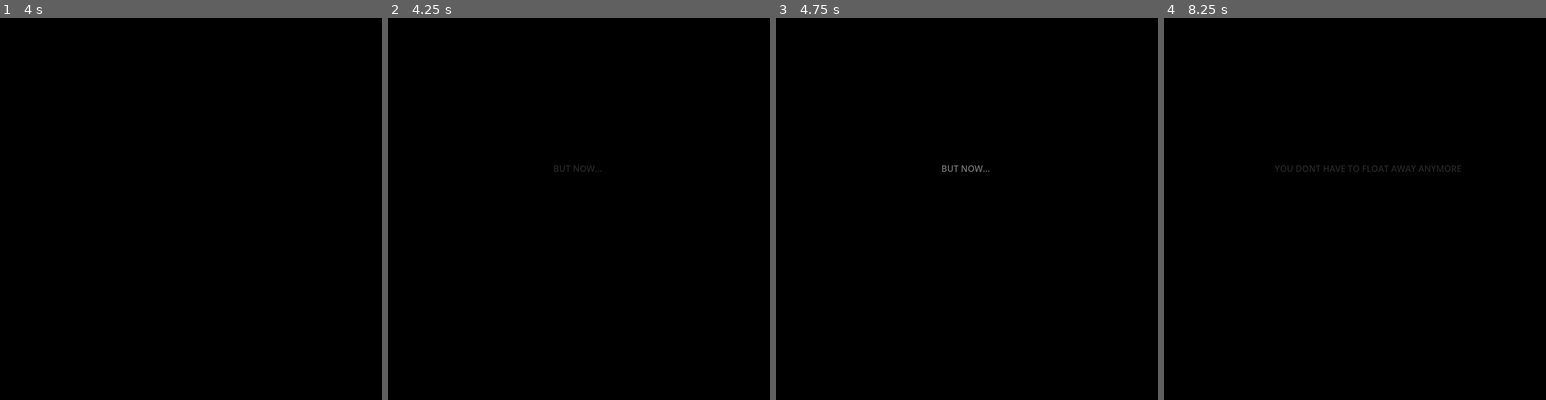
Above: before the commit, frames 1-4 (left to right).
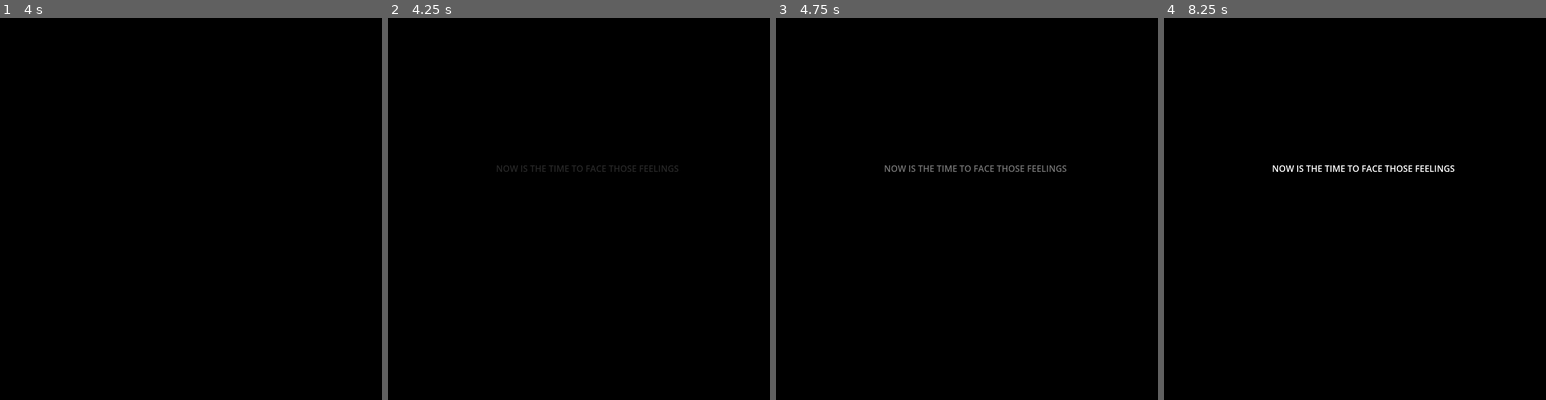
Above: after the commit, the same moments.

Repository: Tepitron/rebel-yell
Game: Godot game, scene res://ending.tscn
Same seed, same stepped clock (60 frames per second), same inputs: the game is played once before the commit and once after it.
Inputs (mouse positions are in pixels of both pictures, inside the frame that each line leads up to):
- Up to frame 1 (4 s): move the mouse to (275, 189) at 0.52 s; press the mouse at (275, 189) at 0.53 s; move the mouse to (114, 228) at 1.27 s; release the mouse at (114, 228) at 1.28 s; click (114, 228) at 1.35 s; tap Enter at 2 s; move the mouse to (229, 124) at 2.02 s; press the mouse at (229, 124) at 2.03 s; move the mouse to (171, 285) at 2.77 s; release the mouse at (171, 285) at 2.78 s; click (171, 285) at 2.85 s; move the mouse to (305, 266) at 3.52 s; press the mouse at (305, 266) at 3.53 s
- Up to frame 2 (4.25 s): no input
- Up to frame 3 (4.75 s): move the mouse to (852, 151) at 4.27 s; release the mouse at (852, 151) at 4.28 s; click (852, 151) at 4.35 s
- Up to frame 4 (8.25 s): move the mouse to (1374, 209) at 5.02 s; press the mouse at (1374, 209) at 5.03 s; move the mouse to (1297, 113) at 5.77 s; release the mouse at (1297, 113) at 5.78 s; click (1297, 113) at 5.85 s; move the mouse to (1439, 189) at 6.52 s; press the mouse at (1439, 189) at 6.53 s; move the mouse to (1278, 228) at 7.27 s; release the mouse at (1278, 228) at 7.28 s; click (1278, 228) at 7.35 s; move the mouse to (1393, 124) at 8.02 s; press the mouse at (1393, 124) at 8.03 s

Frame 1 is identical in both runs. In frame 2, 0.3% of the frame differs, in the area x 28-76%, y 38-41%; in frame 3, 0.4%; in frame 4, 0.5%, in the area x 28-78%, y 38-41%.

Commit message:
Polished the ending text

Diff:
--- a/ending.gd
+++ b/ending.gd
@@ -6,7 +6,8 @@
 @onready var label_4: Label = $Label4
 @onready var label_5: Label = $Label5
 
-@onready var timer: Timer = $Timer
+@export var main_menu = preload("res://main_menu.tscn")
+
 
 var counter = 0
 var brightness = -1
@@ -27,39 +28,45 @@
 		label_1.modulate.r -= 0.01
 		label_1.modulate.g -= 0.01
 		label_1.modulate.b -= 0.01
-	elif counter <= 360:
+	elif counter <= 420:
 		label_1.visible = false
 		label_2.visible = true
 		label_2.modulate.r += 0.01
 		label_2.modulate.g += 0.01
 		label_2.modulate.b += 0.01
-	elif counter <= 480:
+	elif counter <= 600:
 		label_2.modulate.r -= 0.01
 		label_2.modulate.g -= 0.01
 		label_2.modulate.b -= 0.01
-	elif counter <= 600:
+	elif counter <= 780:
 		label_2.visible = false
 		label_3.visible = true
 		label_3.modulate.r += 0.01
 		label_3.modulate.g += 0.01
 		label_3.modulate.b += 0.01
-	elif counter <= 720:
+	elif counter <= 960:
 		label_3.modulate.r -= 0.01
 		label_3.modulate.g -= 0.01
 		label_3.modulate.b -= 0.01
-	elif counter <= 840:
+	elif counter <= 1140:
 		label_3.visible = false
 		label_4.visible = true
 		label_4.modulate.r += 0.01
 		label_4.modulate.g += 0.01
 		label_4.modulate.b += 0.01
-	elif counter <= 960:
+	elif counter <= 1320:
 		label_4.modulate.r -= 0.01
 		label_4.modulate.g -= 0.01
 		label_4.modulate.b -= 0.01
-	elif counter <= 1080:
+	elif counter <= 1480:
 		label_4.visible = false
 		label_5.visible = true
 		label_5.modulate.r += 0.01
 		label_5.modulate.g += 0.01
 		label_5.modulate.b += 0.01
+	elif counter <= 1660:
+		label_5.modulate.r -= 0.01
+		label_5.modulate.g -= 0.01
+		label_5.modulate.b -= 0.01
+	elif counter >= 1800:
+		get_tree().change_scene_to_packed(main_menu)
--- a/ending.tscn
+++ b/ending.tscn
@@ -31,21 +31,21 @@
 visible = false
 modulate = Color(0, 0, 0, 1)
 layout_mode = 0
-offset_left = 303.0
+offset_left = 198.0
 offset_top = 264.0
-offset_right = 417.0
+offset_right = 533.0
 offset_bottom = 287.0
-text = "BUT NOW..."
+text = "NOW IS THE TIME TO FACE THOSE FEELINGS"
 
 [node name="Label3" type="Label" parent="."]
 visible = false
 modulate = Color(0, 0, 0, 1)
 layout_mode = 0
-offset_left = 203.0
+offset_left = 131.0
 offset_top = 264.0
-offset_right = 546.0
+offset_right = 595.0
 offset_bottom = 287.0
-text = "YOU DONT HAVE TO FLOAT AWAY ANYMORE"
+text = "YOU DONT HAVE TO FLOAT AWAY FROM TRAUMA ANYMORE"
 
 [node name="Label4" type="Label" parent="."]
 visible = false
@@ -55,7 +55,7 @@
 offset_top = 264.0
 offset_right = 417.0
 offset_bottom = 287.0
-text = "SEEK THERAPY"
+text = "TALK ABOUT IT"
 
 [node name="Label5" type="Label" parent="."]
 visible = false
@@ -66,6 +66,3 @@
 offset_right = 451.0
 offset_bottom = 287.0
 text = "IT REALLY DOES HELP"
-
-[node name="Timer" type="Timer" parent="."]
-process_callback = 0
Not shown: 2 places in Scripts/node_2d.tscn that only renumber resources
Not shown: 1 places in main_menu.tscn that only renumber resources
